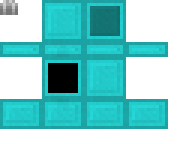
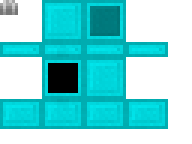
Before/after of a 192 × 144 layered artwork. What changed in the layer stack:
painted on "Darkening" over [0, 0, 168, 129]
painted on "Chest Texture" over [0, 0, 168, 129]
